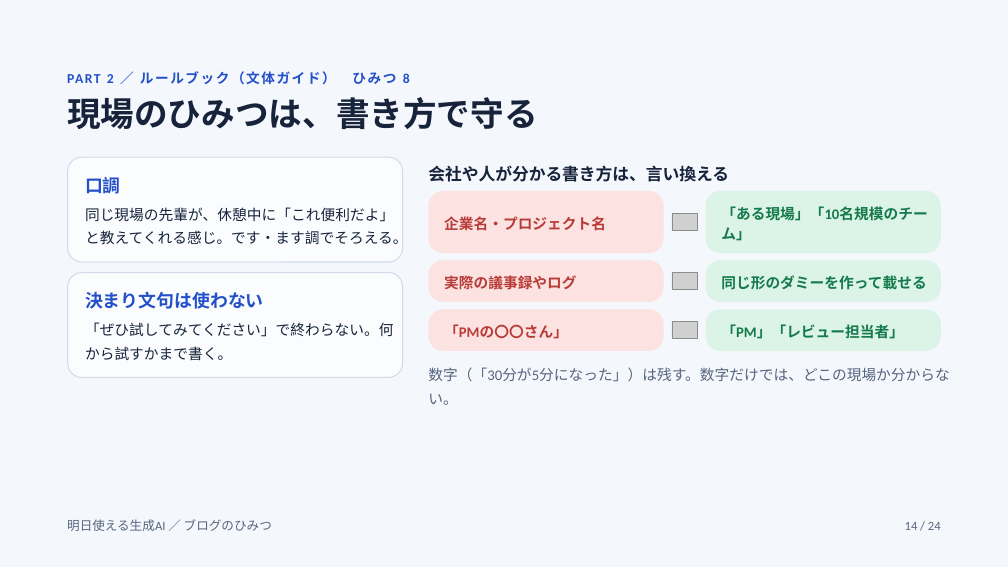
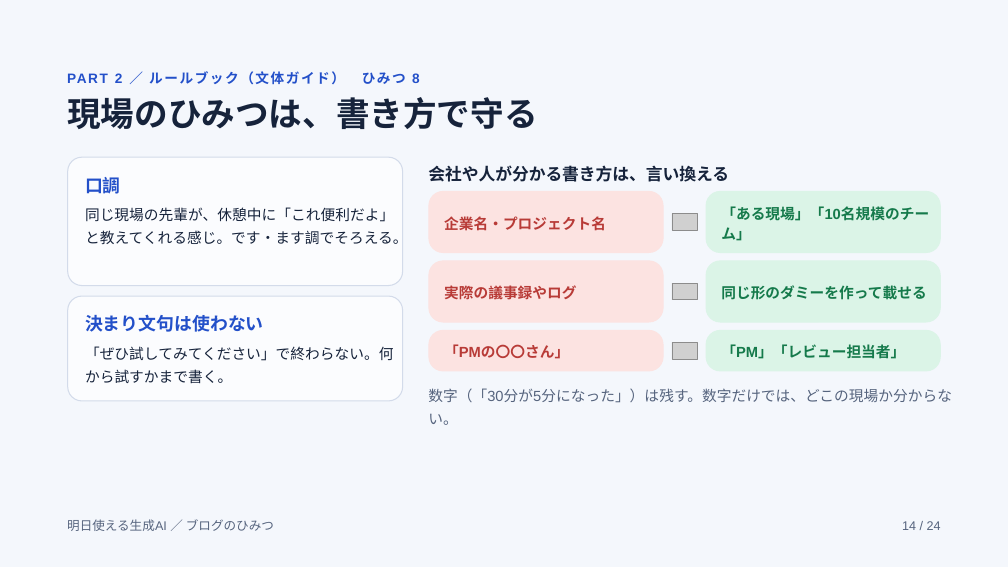
Before and after one commit to raindrop-aqua/blog-ap-sys, a slide deck: slide 14 of docs/reference/blog-secrets-slides/export/ブログのひみつ（仕組みと運営）.pptx. Drawn at 1008x567 pixels with LibreOffice and Linux fonts; fonts in the diff are those of the drawing; grey boxes stand for pictures. Boxes give left, top, right and bottom in pixels: in the first picture for what was removed or moved away, otherwise in the second. Text is boxed around its words. In the diff, an @@ line names an element or a change of style, - is before the commit and + after.

```diff
--- a/docs/reference/blog-secrets-slides/export/ブログのひみつ（仕組みと運営）.pptx
+++ b/docs/reference/blog-secrets-slides/export/ブログのひみつ（仕組みと運営）.pptx
@@ rounded rectangle: place and size @@
-rounded rectangle at (68,157,403,262)
+rounded rectangle at (68,157,403,286)
@@ rounded rectangle at (68,157,403,286): proportions changed @@
@@ rounded rectangle "「ある現場」「10名規模のチーム」": place and size @@
-rounded rectangle "「ある現場」「10名規模のチーム」" at (721,206,927,241)
+rounded rectangle "「ある現場」「10名規模のチーム」" at (706,191,941,253)
@@ rounded rectangle removed at (706,191,941,253) @@
@@ rounded rectangle "実際の議事録やログ": place and size @@
-rounded rectangle "実際の議事録やログ" at (444,275,577,290)
+rounded rectangle "実際の議事録やログ" at (429,261,663,322)
@@ rounded rectangle "実際の議事録やログ" at (429,261,663,322): font Calibri to Arial; vertical alignment top to middle; fill none to #FCE3E1; outline none to #FCE3E1 1 pt @@
@@ rounded rectangle removed at (429,261,663,302) @@
@@ rounded rectangle "同じ形のダミーを作って載せる": place and size @@
-rounded rectangle "同じ形のダミーを作って載せる" at (721,275,926,290)
+rounded rectangle "同じ形のダミーを作って載せる" at (706,261,941,322)
@@ rounded rectangle removed at (706,261,941,302) @@
@@ 2 texts, 1 rounded rectangle: place and size @@
-2 texts, 1 rounded rectangle at (68,273,403,378)
+2 texts, 1 rounded rectangle at (68,296,403,402)
@@ picture removed at (672,273,697,290) @@
@@ picture added at (672,283,697,299) @@
@@ rounded rectangle removed at (429,310,663,351) @@
@@ picture removed at (672,322,697,339) @@
@@ rounded rectangle removed at (706,310,941,351) @@
@@ rounded rectangle "「PMの〇〇さん」" at (429,330,663,371): font Calibri to Arial; vertical alignment top to middle; fill none to #FCE3E1; outline none to #FCE3E1 1 pt @@
@@ rounded rectangle "「PMの〇〇さん」": place and size @@
-rounded rectangle "「PMの〇〇さん」" at (444,324,568,339)
+rounded rectangle "「PMの〇〇さん」" at (429,330,663,371)
@@ picture added at (672,343,697,359) @@
@@ font Calibri to Arial; vertical alignment top to middle; fill none to #DBF4E7; outline none to #DBF4E7 1 pt in 3 elements at (706,191,941,253), (706,261,941,322), (706,330,941,371) @@
@@ rounded rectangle "「PM」「レビュー担当者」": place and size @@
-rounded rectangle "「PM」「レビュー担当者」" at (721,324,904,339)
+rounded rectangle "「PM」「レビュー担当者」" at (706,330,941,371)
@@ font Calibri to Arial in 7 elements at (115,71,420,85), (67,519,274,531), (902,521,941,530), (85,207,407,244), (85,346,393,383), (85,314,264,332), (428,388,952,425) @@
@@ text "数字（「30分が5分になった」）は残す。数字だけでは、どこの現場か分からない。": place and size @@
-text "数字（「30分が5分になった」）は残す。数字だけでは、どこの現場か分からない。" at (428,367,949,382)
+text "数字（「30分が5分になった」）は残す。数字だけでは、どこの現場か分からない。" at (428,388,952,425)
```
Also in this commit, not shown: 23 other slides changed, 2 other files.
